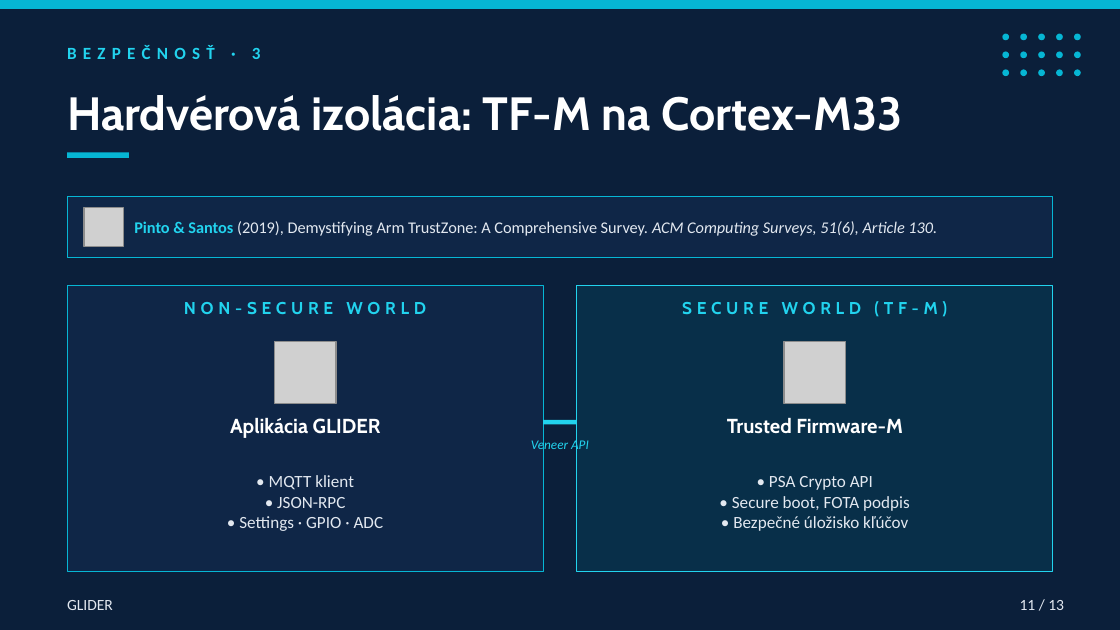
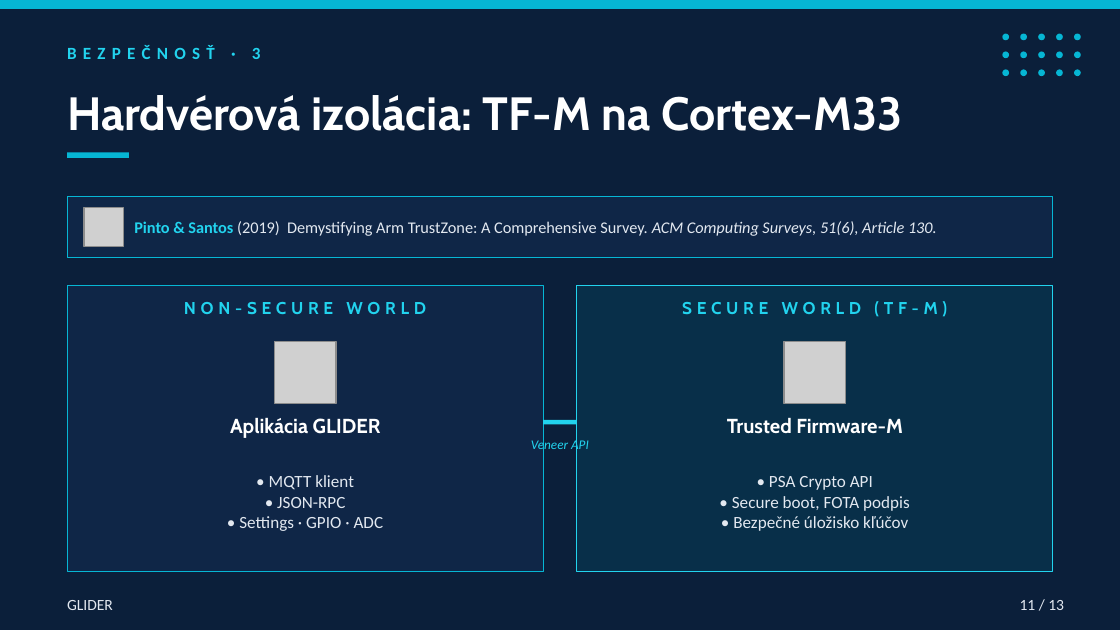
Before and after one commit to Gubledon/praca-stranka, a slide deck: slide 11 of glider_thesis.pptx. Drawn at 1120x630 pixels with LibreOffice and Linux fonts; fonts in the diff are those of the drawing; grey boxes stand for pictures. Boxes give left, top, right and bottom in pixels: in the first picture for what was removed or moved away, otherwise in the second. Text is boxed around its words. In the diff, an @@ line names an element or a change of style, - is before the commit and + after.

```diff
--- a/glider_thesis.pptx
+++ b/glider_thesis.pptx
@@ text at (134, 221, 937, 236): text changed @@
-Pinto & Santos (2019), Demystifying Arm TrustZone: A Comprehensive Survey. ACM Computing Surveys, 51(6), Article 130.
+Pinto & Santos (2019) Demystifying Arm TrustZone: A Comprehensive Survey. ACM Computing Surveys, 51(6), Article 130.
```
Also in this commit, not shown: 8 other slides changed.
